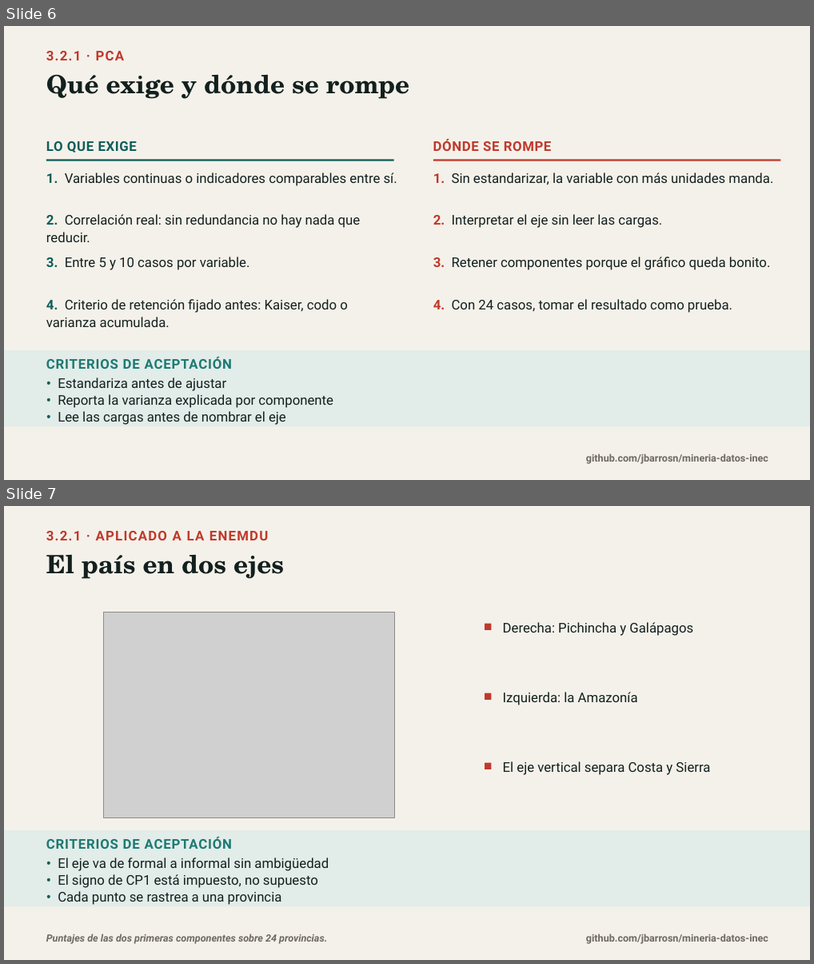
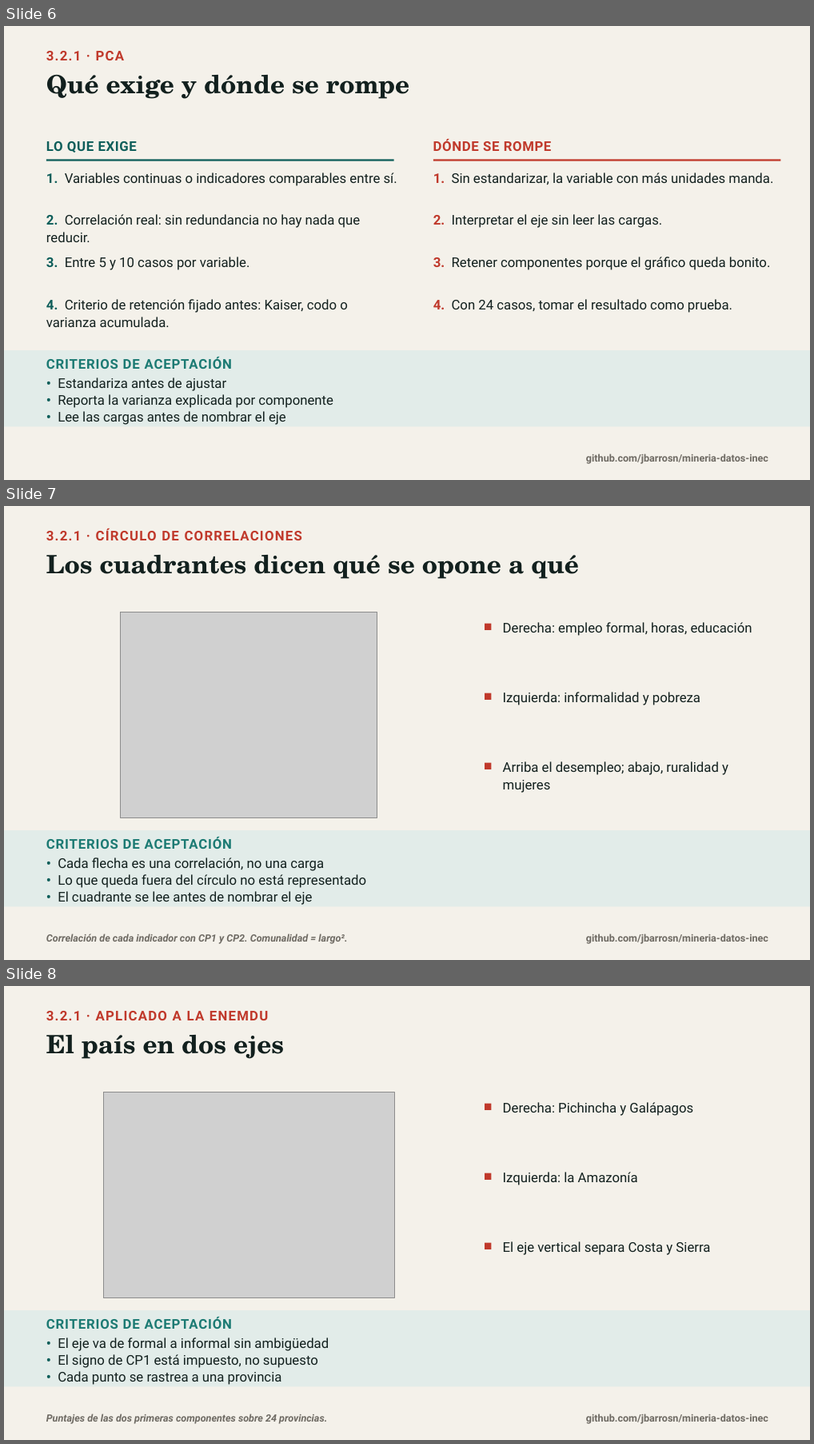
Before and after one commit to jbarrosn/mineria-datos-inec, a slide deck: docs/diapositivas/02_multivariante.pptx. Shown one above the other, each under a label of ours: slides 6 and 7 before the commit, slides 6, 7 and 8 after it. The pictures are 814x964 and 814x1444 pixels, drawn with LibreOffice and Linux fonts; fonts in the diff are those of the drawing; grey boxes stand for pictures. Boxes give left, top, right and bottom in pixels: in the first picture for what was removed or moved away, otherwise in the second. Text is boxed around its words. In the diff, an @@ line names an element or a change of style, - is before the commit and + after.

Commit message:
Agrega el circulo de correlaciones al PCA y su lamina con criterios

```diff
--- a/docs/diapositivas/02_multivariante.pptx
+++ b/docs/diapositivas/02_multivariante.pptx
@@ slide 7 added at (4,506,810,960), background #F4F1EA @@
@@ text added at (46,528,302,540), 16 pt, text #C0392B, bold @@
+3.2.1 · CÍRCULO DE CORRELACIONES
@@ text added at (46,555,579,579), 30 pt, text #12201E, bold @@
+Los cuadrantes dicen qué se opone a qué
@@ picture added at (121,612,378,817) @@
@@ rectangle added at (485,624,491,630), fill #C0392B @@
@@ text added at (503,622,753,636), 16 pt, text #12201E @@
+Derecha: empleo formal, horas, educación
@@ rectangle added at (485,693,491,700), fill #C0392B @@
@@ text added at (503,692,701,705), 16 pt, text #12201E @@
+Izquierda: informalidad y pobreza
@@ rectangle added at (485,763,491,769), fill #C0392B @@
@@ text added at (503,761,729,792), 16 pt, text #12201E @@
+Arriba el desempleo; abajo, ruralidad y mujeres
@@ rectangle added at (4,830,810,907), fill #E2ECE9 @@
@@ text added at (46,836,232,848), 16 pt, text #1B7A73, bold @@
+CRITERIOS DE ACEPTACIÓN
@@ text added at (58,857,367,904), 16 pt, text #12201E @@
+• Cada flecha es una correlación, no una carga
+• Lo que queda fuera del círculo no está representado
+• El cuadrante se lee antes de nombrar el eje
@@ text added at (46,933,347,944), 12 pt, text #6E6A63, bold, italic @@
+Correlación de cada indicador con CP1 y CP2. Comunalidad = largo².
@@ text added at (586,933,769,944), 12 pt, text #6E6A63, bold @@
+github.com/jbarrosn/mineria-datos-inec
@@ what was slide 7 is now slide 8 @@
```
Also in this commit, not shown: 11 other files.
